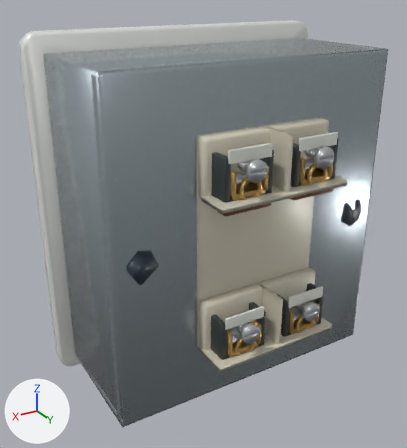
A saved change to the glTF model lab/public/models/intermediate_single-rocker.low.glb.
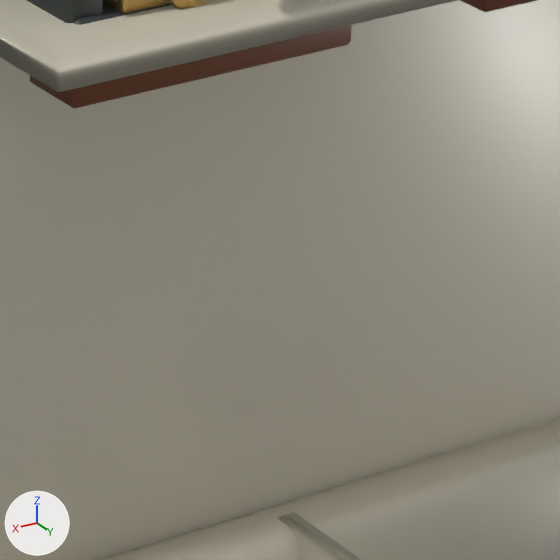
The first picture shows the older version from a 50 mm camera at (0.799, 1.324, 1.253) aimed at (0.046, 0.069, 0.625). The close-ups show the older and then the newer version on the part from 52% to 75% of the width and 44% to 65% of the height of that picture. Only the edits that show in the close-ups are written down. The axes (+X, +Y, +Z) are drawn at lower left. The lights are the same throughout. Where no turn or scale is listed for an object, it has been applied to the vertices.

In view in the first close-up: 'Moulded conductor identification.001', 'detail:terminal-clamp:B · Detail machined brass', 'detail:terminal-clamp:B · Detail moulded engineering polymer', 'part:terminals · Original 5a609f27' and 1 more.
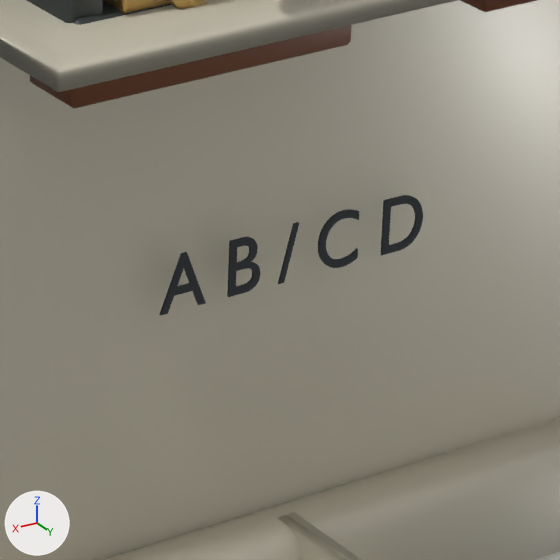
Changed parts and their boxes (x1, y1, x2, y2) in the close-ups (560 x 560 px):
'mark:A B / C D', added: after (159, 195, 423, 316)

The edits, one by one:
Material 'Graphite service markings' (mat_graphite_service_markings) is new.
Its base color is (0.018, 0.025, 0.031) (dark grey #242c31).
Its roughness is 0.6.
Its coat weight is 0.15.
Its coat roughness is 0.25.
Mesh me_moulded_marking is new.
It has 3276 vertices, 6548 faces and spans x -0.0676..0.0693, y -0.0006..0.0006, z -0.0116..0.0147.
It uses material mat_graphite_service_markings (dark grey #242c31).
Object 'mark:A B / C D' (ob_mark_a_b___c_d) is new; it shows me_moulded_marking.
Its location is (0.0, 0.2824, 0.6471).
